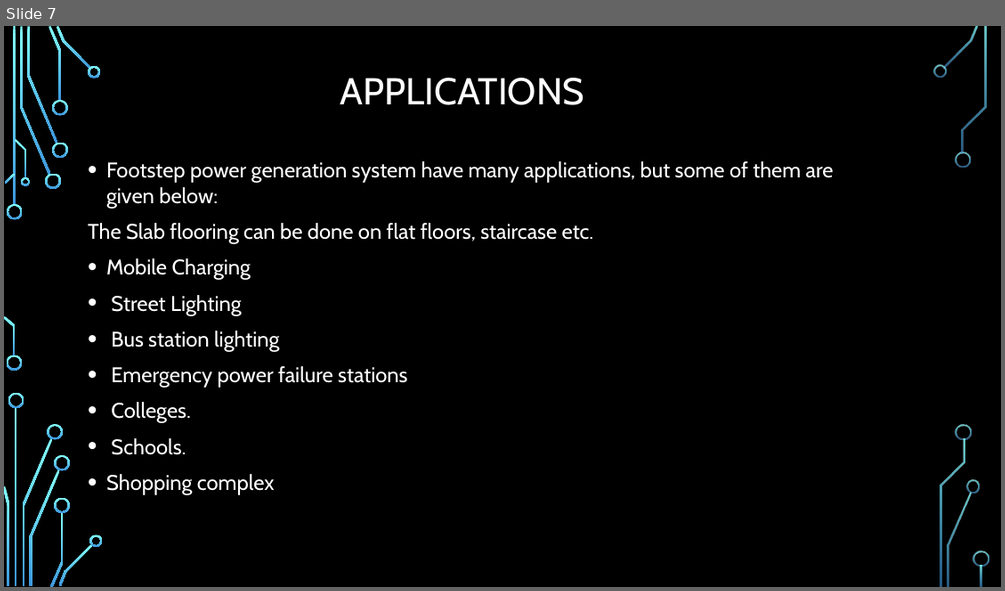
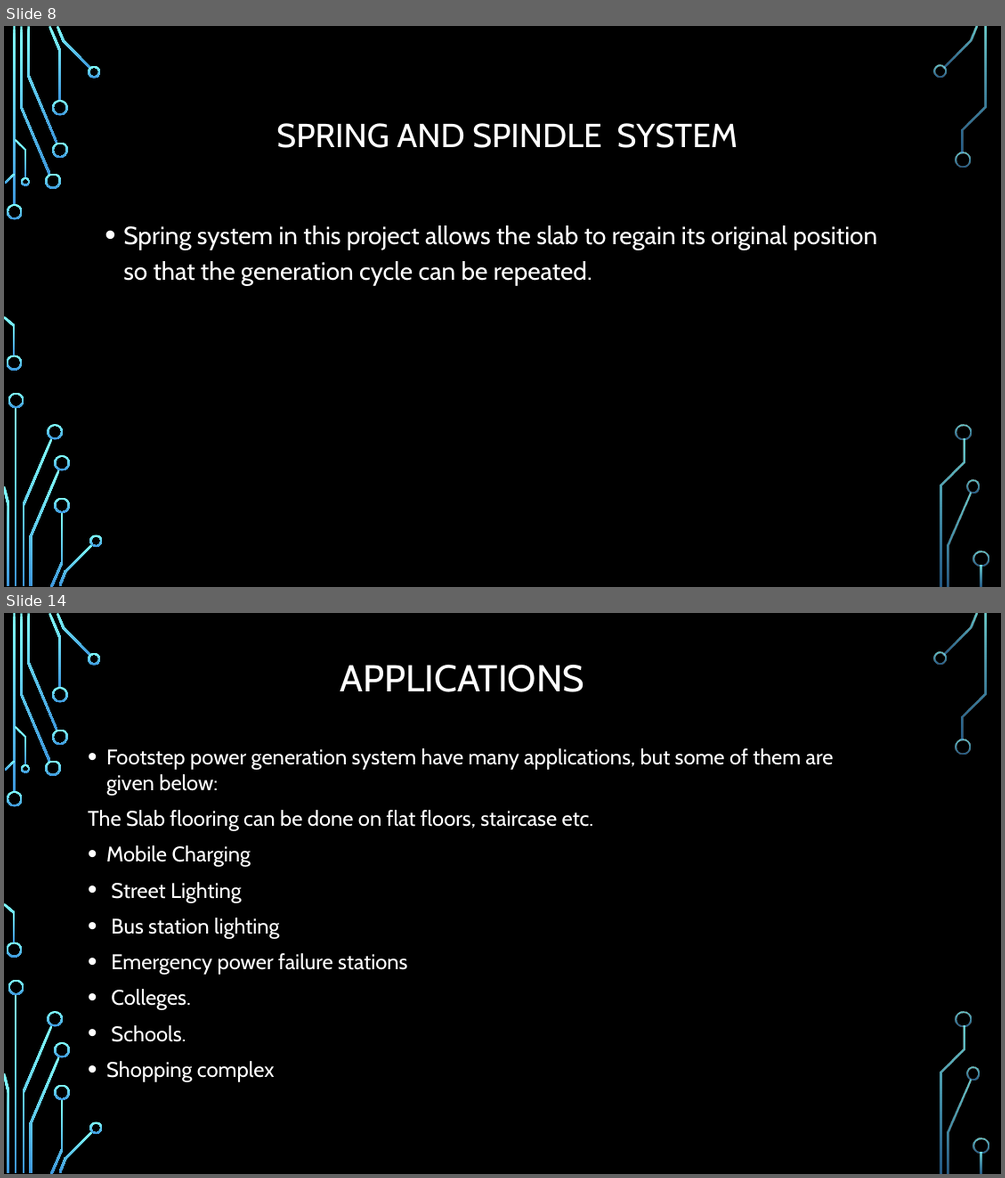
Before and after one commit to Abbashozefa/MINI-PROJECT-SEM1, a slide deck: mini project sem 1.pptx. Shown one above the other, each under a label of ours: slide 7 before the commit, slides 8 and 14 after it; the slides between them are not shown. The pictures are 1005x591 and 1005x1178 pixels, drawn with LibreOffice and Linux fonts; fonts in the diff are those of the drawing; background and template pictures are left out. Boxes give left, top, right and bottom in pixels: in the first picture for what was removed or moved away, otherwise in the second. Text is boxed around its words. In the diff, an @@ line names an element or a change of style, - is before the commit and + after.

```diff
--- a/mini project sem 1.pptx
+++ b/mini project sem 1.pptx
@@ slide 8 added at (4,26,1001,587), background picture (left out); not listed: 36 template elements that a slide beside it also shows @@
@@ title added at (276,123,738,148), 32 pt, text #FFFFFF @@
+SPRING AND SPINDLE SYSTEM
@@ text added at (123,225,877,286), 24 pt, text #FFFFFF @@
+• Spring system in this project allows the slab to regain its original position so that the generation cycle can be repeated.
@@ what was slide 7 is now slide 14 @@
```
Also in this commit, not shown: 3 slides changed, 7 other slides added, 1 slide removed.
